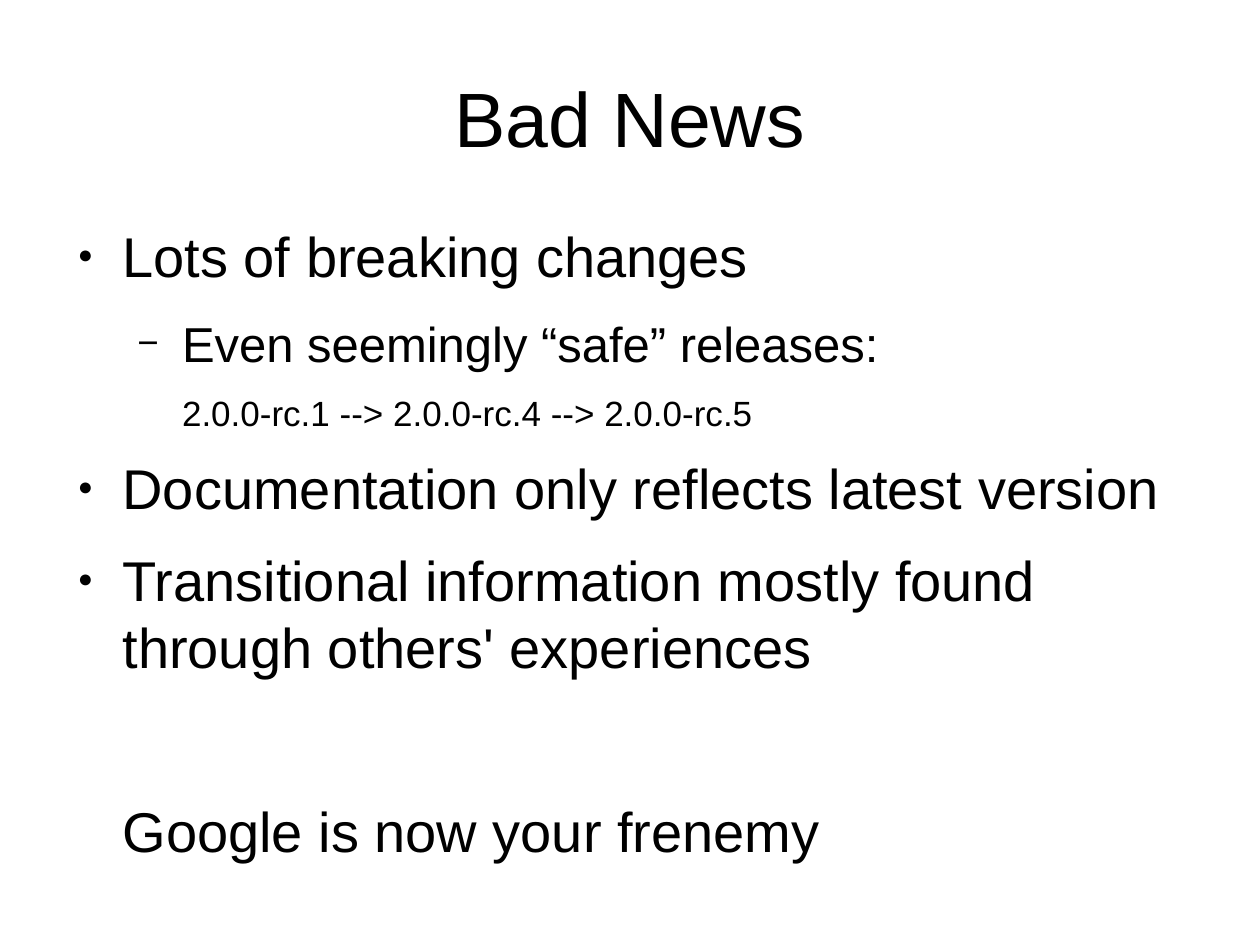
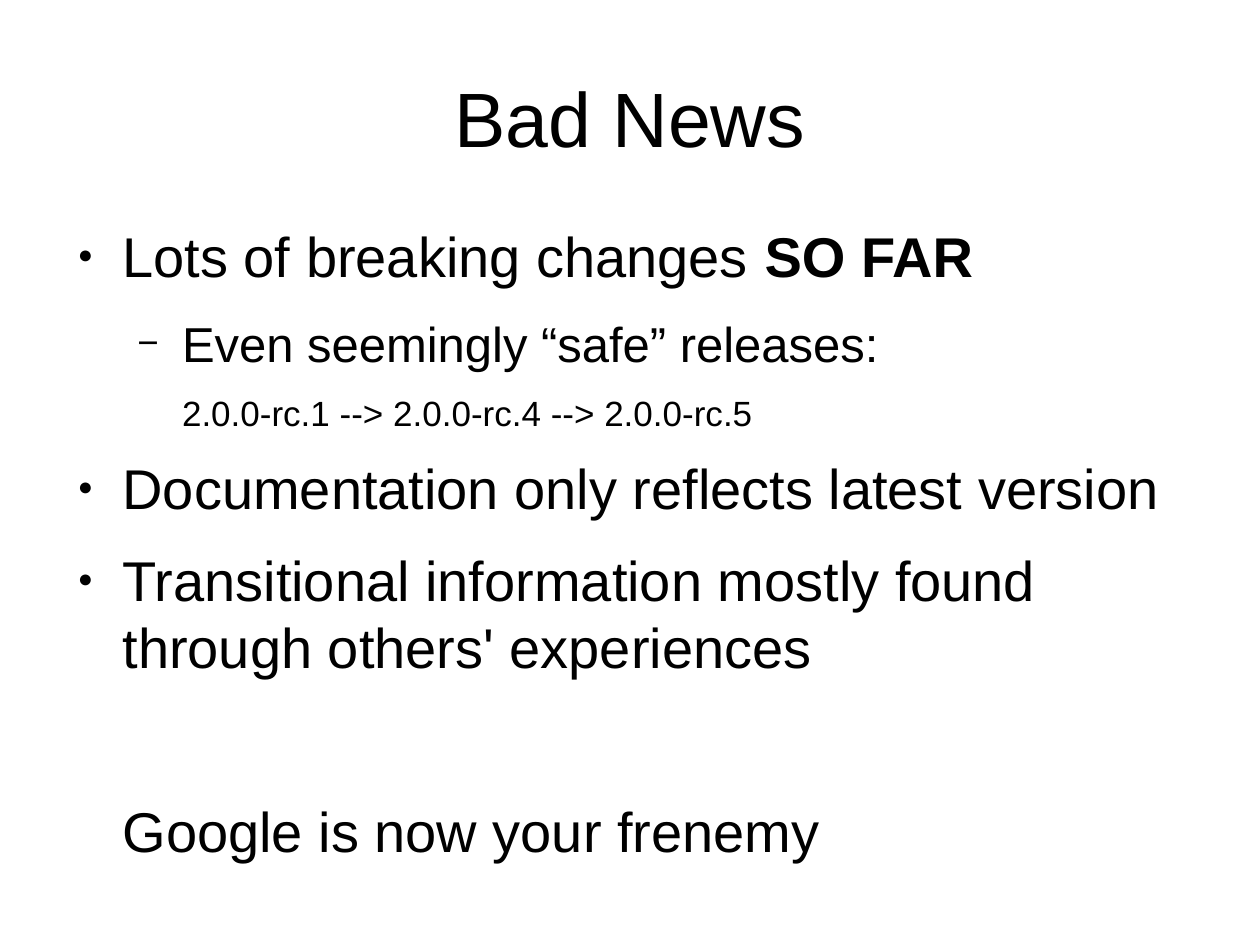
Before and after one commit to trognus/devcon2016, a slide deck: slide 12 of devconNg2.odp (slide 10 before the commit). Drawn at 1260x945 pixels with LibreOffice and Linux fonts; fonts in the diff are those of the drawing. Boxes give left, top, right and bottom in pixels: in the first picture for what was removed or moved away, otherwise in the second. Text is boxed around its words. In the diff, an @@ line names an element or a change of style, - is before the commit and + after.

```diff
--- a/devconNg2.odp
+++ b/devconNg2.odp
@@ text at bbox=[123, 236, 973, 287]: text changed @@
-● Lots of breaking changes
+● Lots of breaking changes SO FAR
```
Also in this commit, not shown: 3 other slides changed, 6 slides added, 1 slide removed, 1 other file.
